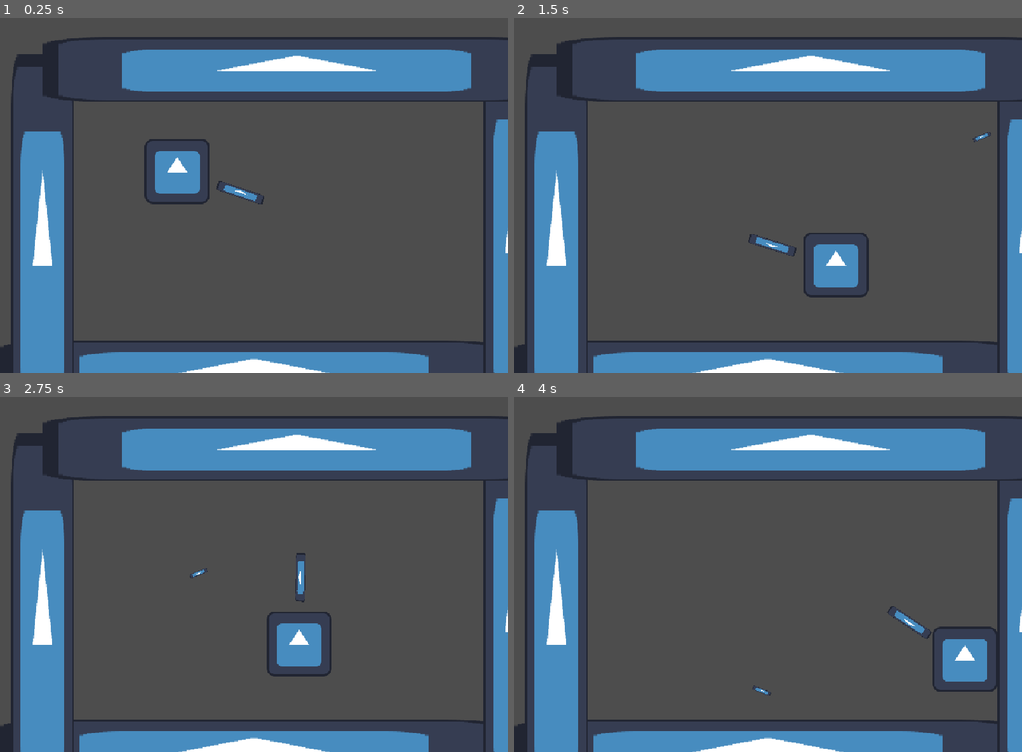
Above: before the commit, frames 1-4 (two rows, left to right).
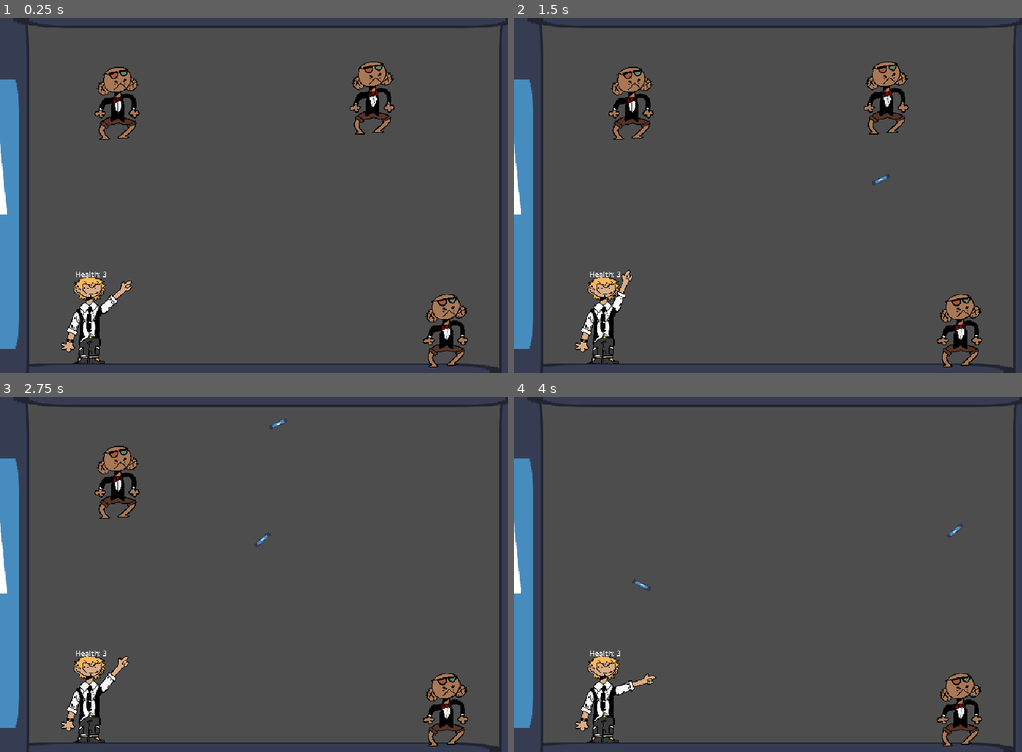
Above: after the commit, the same moments.

Repository: part-avocado/haven-boston
Game: Godot game, scene res://main.tscn
The game is run twice, just before and just after one commit, with the same random seed, the same clock (stepped at 60 frames per second) and the same inputs. The engine's default icon, where the game draws it, is replaced by a stand-in: a white triangle on a blue panel in a dark square.
Inputs (mouse positions are in pixels of both pictures, inside the frame that each line leads up to):
- Up to frame 1 (0.25 s): no input
- Up to frame 2 (1.5 s): tap Enter at 0.5 s; move the mouse to (879, 177) at 0.52 s; hold D (right) from 0.53 s (still down); click (879, 177) at 0.6 s; tap Space (jump) at 0.77, 0.8, 1.07, 1.35 s; move the mouse to (666, 213) at 1.27 s
- Up to frame 3 (2.75 s): tap Space (jump) at 1.52, 1.82, 2.3 s; click (152, 592) at 1.55 s; move the mouse to (304, 496) at 2.02 s; release D (right) at 2.03 s; hold A (left) from 2.03 s (still down); click (304, 496) at 2.1 s
- Up to frame 4 (4 s): move the mouse to (742, 645) at 2.77 s; release A (left) at 2.78 s; hold D (right) from 2.78 s (still down); tap Alt at 2.85 s; tap Space (jump) at 3.02, 3.32, 3.77, 3.8 s; click (742, 645) at 3.05 s; move the mouse to (920, 627) at 3.52 s; tap Shift at 3.6 s

The runs differ from the first frame. In frame 1, 32% of the frame differs, in the area x 0-100%, y 0-100%; in frame 2, 32%; in frame 3, 31%; in frame 4, 30%.

Commit message:
assets and general improvements

Diff:
--- a/Bullet.tscn
+++ b/Bullet.tscn
@@ -7,6 +7,8 @@
 size = Vector2(5, 5)
 
 [node name="Bullet" type="Area2D" unique_id=2134626274]
+collision_layer = 4
+collision_mask = 14
 script = ExtResource("1_4s4u5")
 
 [node name="Sprite2D" type="Sprite2D" parent="." unique_id=1594734701]
@@ -22,5 +24,5 @@
 [node name="BouncerX" type="RayCast2D" parent="." unique_id=966998388]
 target_position = Vector2(50, 0)
 
-[connection signal="body_entered" from="." to="." method="_on_body_entered"]
-[connection signal="body_exited" from="." to="." method="_on_body_exited"]
+[connection signal="area_entered" from="." to="." method="_on_area_entered"]
+[connection signal="area_exited" from="." to="." method="_on_area_exited"]
--- /dev/null
+++ b/Enemy.tscn
@@ -0,0 +1,18 @@
+[gd_scene format=3 uid="uid://dqq8oq0m8ukbg"]
+
+[ext_resource type="Script" uid="uid://bs8fn6qc73il5" path="res://enemy.gd" id="1_s7bn3"]
+[ext_resource type="Texture2D" uid="uid://pq0hivv2ujht" path="res://assets/Enemy.png" id="2_s7bn3"]
+
+[sub_resource type="RectangleShape2D" id="RectangleShape2D_2pj7l"]
+size = Vector2(144, 292)
+
+[node name="Enemy" type="Area2D" unique_id=868981965]
+collision_layer = 8
+collision_mask = 5
+script = ExtResource("1_s7bn3")
+
+[node name="Sprite2D" type="Sprite2D" parent="." unique_id=1122461943]
+texture = ExtResource("2_s7bn3")
+
+[node name="CollisionShape2D" type="CollisionShape2D" parent="." unique_id=1093391529]
+shape = SubResource("RectangleShape2D_2pj7l")
--- a/Player.tscn
+++ b/Player.tscn
@@ -1,25 +1,46 @@
 [gd_scene format=3 uid="uid://b82hl3d72j6qy"]
 
 [ext_resource type="Script" uid="uid://dx8fiwbwxgtin" path="res://player.gd" id="1_kpjcp"]
-[ext_resource type="Texture2D" uid="uid://c2sm5ubskk3iw" path="res://icon.svg" id="1_xhfnw"]
+[ext_resource type="Texture2D" uid="uid://coab6qsnwyedf" path="res://assets/LilGuy.png" id="2_kne1u"]
+[ext_resource type="Texture2D" uid="uid://c55va50udnwix" path="res://assets/Arm.png" id="3_e80uo"]
 
 [sub_resource type="RectangleShape2D" id="RectangleShape2D_2pj7l"]
-size = Vector2(128, 128)
+size = Vector2(106, 331)
 
-[node name="Player" type="CharacterBody2D" unique_id=661325333]
+[node name="Player" type="Area2D" unique_id=1792372365]
 collision_layer = 2
+collision_mask = 5
 script = ExtResource("1_kpjcp")
 
+[node name="Gun" type="Sprite2D" parent="." unique_id=21214328]
+position = Vector2(60, 10)
+rotation = -0.0030394425
+texture = ExtResource("3_e80uo")
+offset = Vector2(88, -10)
+
+[node name="BulletStart" type="Marker2D" parent="Gun" unique_id=1115734677]
+position = Vector2(175, -20)
+
 [node name="Sprite2D" type="Sprite2D" parent="." unique_id=1236208881]
-texture = ExtResource("1_xhfnw")
+texture = ExtResource("2_kne1u")
+offset = Vector2(0, 40)
 
 [node name="CollisionShape2D" type="CollisionShape2D" parent="." unique_id=2013824081]
+position = Vector2(19, 47.5)
 shape = SubResource("RectangleShape2D_2pj7l")
 
-[node name="Gun" type="Sprite2D" parent="." unique_id=21214328]
-scale = Vector2(0.75, 0.15)
-texture = ExtResource("1_xhfnw")
-offset = Vector2(175, 0)
+[node name="ShootTimer" type="Timer" parent="." unique_id=533607356]
+one_shot = true
 
-[node name="BulletStart" type="Marker2D" parent="Gun" unique_id=1115734677]
-position = Vector2(240, 0)
+[node name="RichTextLabel" type="RichTextLabel" parent="." unique_id=79341143]
+custom_minimum_size = Vector2(150, 0)
+offset_left = -34.0
+offset_top = -159.0
+offset_right = 91.0
+offset_bottom = -119.0
+theme_override_font_sizes/normal_font_size = 29
+text = "Health:"
+
+[node name="DamageTimer" type="Timer" parent="." unique_id=597573721]
+wait_time = 3.0
+one_shot = true
--- a/bullet.gd
+++ b/bullet.gd
@@ -1,6 +1,6 @@
 extends Area2D
 
-const SPEED = 500
+const SPEED = 600
 
 #var direction = Vector2.RIGHT
 var direction = Vector2(1.0/2, sqrt(3)/2)
@@ -43,9 +43,12 @@
 
 var bounceDebounce = false
 
-func _on_body_entered(_body: Node2D) -> void:
-	pass
+func _on_area_entered(area: Node2D) -> void:
+	if area.name == "Player":
+		area.hurt()
+	if area.name.substr(0,5) == "Enemy":
+		area.kill()
 
-func _on_body_exited(body: Node2D) -> void:
+func _on_area_exited(area: Node2D) -> void:
 	#bounceDebounce = false
 	pass
--- /dev/null
+++ b/enemy.gd
@@ -0,0 +1,4 @@
+extends Area2D
+
+func kill():
+	queue_free()
--- a/main.tscn
+++ b/main.tscn
@@ -4,6 +4,7 @@
 [ext_resource type="PackedScene" uid="uid://b82hl3d72j6qy" path="res://Player.tscn" id="1_ig7tw"]
 [ext_resource type="Texture2D" uid="uid://c2sm5ubskk3iw" path="res://icon.svg" id="2_0xm2m"]
 [ext_resource type="PackedScene" uid="uid://pot7fp75b1p5" path="res://Bullet.tscn" id="3_h2yge"]
+[ext_resource type="PackedScene" uid="uid://dqq8oq0m8ukbg" path="res://Enemy.tscn" id="5_lquwl"]
 
 [sub_resource type="RectangleShape2D" id="RectangleShape2D_2pj7l"]
 size = Vector2(127.95906, 128)
@@ -11,57 +12,82 @@
 [node name="Main" type="Node2D" unique_id=1872780000]
 script = ExtResource("1_1bvp3")
 
-[node name="Player" parent="." unique_id=661325333 instance=ExtResource("1_ig7tw")]
-position = Vector2(349, 274)
-bullets = [null]
-
-[node name="Floor" type="StaticBody2D" parent="." unique_id=1653031876]
-position = Vector2(500, 700)
-scale = Vector2(7.815, 1)
-
-[node name="Sprite2D" type="Sprite2D" parent="Floor" unique_id=2084924758]
-texture = ExtResource("2_0xm2m")
-
-[node name="CollisionShape2D" type="CollisionShape2D" parent="Floor" unique_id=1008803925]
-shape = SubResource("RectangleShape2D_2pj7l")
-
-[node name="Wall1" type="StaticBody2D" parent="." unique_id=53050575]
-position = Vector2(1014, 452)
-scale = Vector2(0.97015, 6.3115697)
-
-[node name="Sprite2D" type="Sprite2D" parent="Wall1" unique_id=796446951]
-texture = ExtResource("2_0xm2m")
-
-[node name="CollisionShape2D" type="CollisionShape2D" parent="Wall1" unique_id=361150757]
-shape = SubResource("RectangleShape2D_2pj7l")
-
-[node name="Wall2" type="StaticBody2D" parent="." unique_id=792001982]
-position = Vector2(84.000015, 476)
-scale = Vector2(0.97015, 6.3115697)
-
-[node name="Sprite2D" type="Sprite2D" parent="Wall2" unique_id=1055896334]
-texture = ExtResource("2_0xm2m")
-
-[node name="CollisionShape2D" type="CollisionShape2D" parent="Wall2" unique_id=563199683]
-shape = SubResource("RectangleShape2D_2pj7l")
-
-[node name="Ceiling" type="StaticBody2D" parent="." unique_id=2006946300]
-position = Vector2(584, 102)
-scale = Vector2(7.815, 1)
-
-[node name="Sprite2D" type="Sprite2D" parent="Ceiling" unique_id=922591743]
-texture = ExtResource("2_0xm2m")
-
-[node name="CollisionShape2D" type="CollisionShape2D" parent="Ceiling" unique_id=1846429060]
-shape = SubResource("RectangleShape2D_2pj7l")
-
 [node name="BulletStorage" type="Node" parent="." unique_id=264767180]
 process_mode = 4
 
 [node name="Bullet" parent="BulletStorage" unique_id=2134626274 instance=ExtResource("3_h2yge")]
 visible = false
-position = Vector2(500, 526)
+position = Vector2(-296, -167)
+
+[node name="Bullet2" parent="BulletStorage" unique_id=1455586930 instance=ExtResource("3_h2yge")]
+visible = false
+position = Vector2(-157, -117)
+
+[node name="Bullet3" parent="BulletStorage" unique_id=1252195408 instance=ExtResource("3_h2yge")]
+visible = false
+position = Vector2(-251, -10)
 
 [node name="ActiveBullets" type="Node" parent="." unique_id=1776602865]
 
+[node name="Geometry" type="Node" parent="." unique_id=302689687]
+
+[node name="Floor" type="StaticBody2D" parent="Geometry" unique_id=1653031876]
+position = Vector2(495.00003, 745)
+scale = Vector2(7.815, 1)
+
+[node name="Sprite2D" type="Sprite2D" parent="Geometry/Floor" unique_id=2084924758]
+texture = ExtResource("2_0xm2m")
+
+[node name="CollisionShape2D" type="CollisionShape2D" parent="Geometry/Floor" unique_id=1008803925]
+shape = SubResource("RectangleShape2D_2pj7l")
+
+[node name="Wall1" type="StaticBody2D" parent="Geometry" unique_id=53050575]
+position = Vector2(1044.9999, 375.00003)
+scale = Vector2(0.97015, 6.3115697)
+
+[node name="Sprite2D" type="Sprite2D" parent="Geometry/Wall1" unique_id=796446951]
+texture = ExtResource("2_0xm2m")
+
+[node name="CollisionShape2D" type="CollisionShape2D" parent="Geometry/Wall1" unique_id=361150757]
+shape = SubResource("RectangleShape2D_2pj7l")
+
+[node name="Wall2" type="StaticBody2D" parent="Geometry" unique_id=792001982]
+position = Vector2(-4.9999847, 375)
+scale = Vector2(0.97015, 6.3115697)
+
+[node name="Sprite2D" type="Sprite2D" parent="Geometry/Wall2" unique_id=1055896334]
+texture = ExtResource("2_0xm2m")
+
+[node name="CollisionShape2D" type="CollisionShape2D" parent="Geometry/Wall2" unique_id=563199683]
+shape = SubResource("RectangleShape2D_2pj7l")
+
+[node name="Ceiling" type="StaticBody2D" parent="Geometry" unique_id=2006946300]
+position = Vector2(527, -44)
+scale = Vector2(7.815, 1)
+
+[node name="Sprite2D" type="Sprite2D" parent="Geometry/Ceiling" unique_id=922591743]
+texture = ExtResource("2_0xm2m")
+
+[node name="CollisionShape2D" type="CollisionShape2D" parent="Geometry/Ceiling" unique_id=1846429060]
+shape = SubResource("RectangleShape2D_2pj7l")
+
+[node name="Enemies" type="Node" parent="." unique_id=1850769032]
+
+[node name="Enemy" parent="Enemies" unique_id=868981965 instance=ExtResource("5_lquwl")]
+position = Vector2(878, 617)
+scale = Vector2(0.5, 0.5)
+
+[node name="Enemy2" parent="Enemies" unique_id=2083858128 instance=ExtResource("5_lquwl")]
+position = Vector2(733, 158)
+scale = Vector2(0.5, 0.5)
+
+[node name="Enemy3" parent="Enemies" unique_id=1611445337 instance=ExtResource("5_lquwl")]
+position = Vector2(231, 169)
+scale = Vector2(0.5, 0.5)
+
+[node name="Player" parent="." unique_id=661325333 instance=ExtResource("1_ig7tw")]
+position = Vector2(165, 575)
+scale = Vector2(0.5, 0.5)
+bullets = [null]
+
 [connection signal="shot_bullet" from="Player" to="." method="_on_player_shot_bullet"]
--- a/player.gd
+++ b/player.gd
@@ -1,38 +1,31 @@
-extends CharacterBody2D
-
+extends Area2D
 
 const SPEED = 300.0
 const JUMP_VELOCITY = -400.0
 
 signal shot_bullet(bul: Area2D)
 
+var health = 3
+
+@onready var shootTimer = $ShootTimer
+@onready var damageTimer = $DamageTimer
+
 @export var bullets: Array = []
 var bulletI = 0
 
+func hurt():
+	if damageTimer.is_stopped():
+		health -= 1
+		damageTimer.start()
+
 func _physics_process(delta: float) -> void:
+	$RichTextLabel.text = "Health: " + str(health)
 	var mousePos = get_global_mouse_position()
 	$Gun.look_at(mousePos)
 
-	# Add the gravity.
-	if not is_on_floor():
-		velocity += get_gravity() * delta
-
-	# Handle jump.
-	if Input.is_action_just_pressed("jump") and is_on_floor():
-		velocity.y = JUMP_VELOCITY
-
-	if bulletI < len(bullets) and Input.is_action_just_pressed("shoot"):
+	if shootTimer.is_stopped() and bulletI < len(bullets) and Input.is_action_just_pressed("shoot"):
+		shootTimer.start()
 		var bul: Area2D = bullets[bulletI]
 		bulletI += 1
 		shot_bullet.emit(bul)
 		bul.shoot($Gun/BulletStart.global_position, (mousePos-position).normalized())
-
-	# Get the input direction and handle the movement/deceleration.
-	# As good practice, you should replace UI actions with custom gameplay actions.
-	var direction := Input.get_axis("left", "right")
-	if direction:
-		velocity.x = direction * SPEED
-	else:
-		velocity.x = move_toward(velocity.x, 0, SPEED)
-
-	move_and_slide()
--- a/project.godot
+++ b/project.godot
@@ -54,6 +54,7 @@
 2d_physics/layer_1="Statics"
 2d_physics/layer_2="Player"
 2d_physics/layer_3="Bullets"
+2d_physics/layer_4="Enemies"
 
 [physics]
 
Binary file added: assets/Arm.png
Not shown, added: assets/Arm.png.import
Binary file added: assets/Enemy.png
Not shown, added: assets/Enemy.png.import
Binary file added: assets/LilGuy.png
Not shown, added: assets/LilGuy.png.import
Not shown, added: enemy.gd.uid
